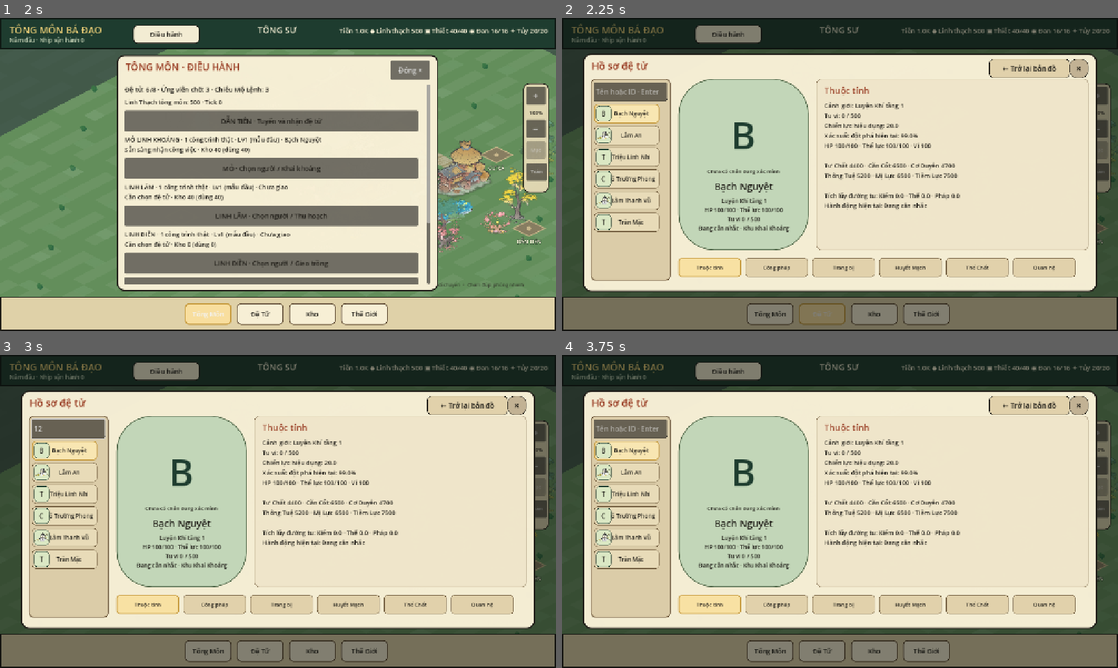
Above: before the commit, frames 1-4 (two rows, left to right).
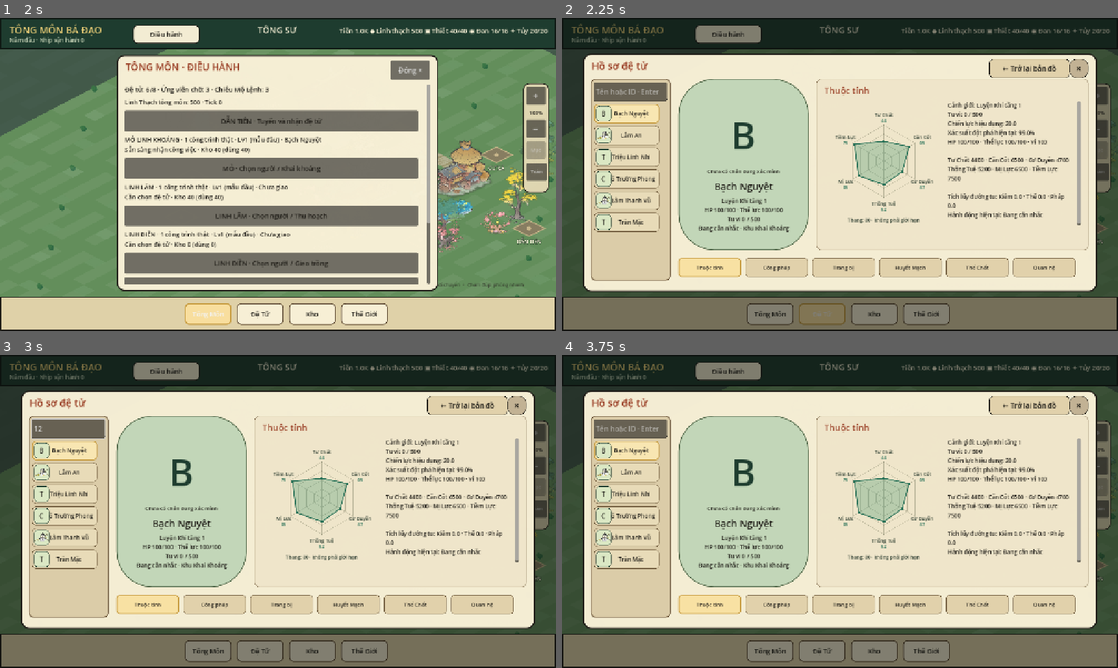
Above: after the commit, the same moments.

Repository: vuanhtuan161094-byte/TongMonBaDao
Game: Godot game, scene res://scenes/p3/p3_2_landscape_sect.tscn
Same seed, same stepped clock (60 frames per second), same inputs: the game is played once before the commit and once after it.
Inputs (mouse positions are in pixels of both pictures, inside the frame that each line leads up to):
- Up to frame 1 (2 s): click (177, 115) at 0.52 s; click "Tông Môn" at 1.25 s
- Up to frame 2 (2.25 s): click "Đệ Tử" at 2 s
- Up to frame 3 (3 s): click (66, 430) at 2.77 s; type "12" at 2.85 s
- Up to frame 4 (3.75 s): click "Bạch Nguyệt" at 3.5 s

Frame 1 is identical in both runs. In frame 2, 4.6% of the frame differs, in the area x 47-94%, y 26-67%; in frame 3, 4.6%; in frame 4, 4.6%.

Commit message:
G1: wire canonical six-stat radar and per-disciple Source A pool into live profile/map [skip ci]

Diff:
--- a/godot/src/presentation/p3_2_landscape_sect.gd
+++ b/godot/src/presentation/p3_2_landscape_sect.gd
@@ -3,7 +3,6 @@
 const ZOOM_STEP := 1.12
 const CAMERA_TWEEN_SECONDS := 0.22
 const FOCUS_MARKER_SIZE := Vector2(82.0, 82.0)
-const SOURCE_A_PILOT_SCENE_PATH := "res://assets/actors/1113028_1/actor.tscn"
 const PRODUCTION_PANEL_WIDTH := 320.0
 const PRODUCTION_CONTENT_WIDTH := 284.0
 
@@ -34,7 +33,6 @@
 var living_cue_layer: LivingCueLayer
 var visible_living_cues: Array[Dictionary] = []
 var female_motion_library: AnimationLibrary
-var source_a_pilot_scene: PackedScene
 var workforce_return_building_id: StringName = &""
 var modular_live_actor_ids: Dictionary = {}
 
@@ -88,8 +86,6 @@
     if not runtime_ready:
         return
     female_motion_library = FemaleNormalV1MotionLibrary.build()
-    if ResourceLoader.exists(SOURCE_A_PILOT_SCENE_PATH,"PackedScene"):
-        source_a_pilot_scene = load(SOURCE_A_PILOT_SCENE_PATH) as PackedScene
     _install_modular_live_actors()
     _install_main_isometric_world()
     _sync_actor_positions()
@@ -717,8 +713,11 @@
         actor.set_animation_library(female_motion_library)
         if actor.rig_id == DiscipleActorVisualCatalog.RIG_FEMALE_NORMAL_V1 and female_assets_ready:
             FemaleStageAAssetLoader.apply_public_direction(actor, &"right")
-        if actor.rig_id == DiscipleActorVisualCatalog.RIG_FEMALE_NORMAL_V1 and source_a_pilot_scene != null and not actor.production_body_active():
-            actor.set_baked_visual(source_a_pilot_scene)
+        # Deterministic presentation-only Source A selection. The pool admits
+        # only verified, imported art of the correct body/sex family.
+        var baked_scene := DiscipleSourceAVisualPool.scene_for_disciple(disciple)
+        if baked_scene != null and not actor.production_body_active():
+            actor.set_baked_visual(baked_scene)
         actor.sync_action(disciple.current_action)
         actor.actor_pressed.connect(Callable(self, "_open_disciple"))
         var world_foot := _iso_actor_point(destination) + _actor_offset(index)
@@ -4077,10 +4076,11 @@
     panel.add_child(showcase)
 
     var selected_actor := actor_nodes.get(str(disciple.id)) as ModularDiscipleActor
-    if selected_actor != null and selected_actor.baked_visual_active() and source_a_pilot_scene != null:
+    var selected_source_scene := DiscipleSourceAVisualPool.scene_for_disciple(disciple)
+    if selected_actor != null and selected_actor.baked_visual_active() and selected_source_scene != null:
         # The verified source clip is displayed at its native pixel size,
         # independently from the small scaled map instance.
-        var artwork := source_a_pilot_scene.instantiate() as AnimatedSprite2D
+        var artwork := selected_source_scene.instantiate() as AnimatedSprite2D
         artwork.name = "DiscipleSourceAArtwork"
         artwork.position = Vector2(150,170)
         showcase.add_child(artwork)
@@ -4111,6 +4111,10 @@
 
     var tab_title := _label(content_panel, tab_name, Vector2(18, 12), Vector2(360, 30), 20)
     tab_title.add_theme_color_override("font_color", CINNABAR.darkened(0.18))
+
+    # The six-dimensional radar and all tab text consume the same real
+    # canonical snapshot. No independent stat generation or persisted UI state.
+    var profile_snapshot := _disciple_snapshot(disciple)
 
     # Make attribute/Body requirements readable without overlapping action row.
     var details_scroll := ScrollContainer.new()
@@ -4127,7 +4131,21 @@
     content.add_theme_color_override("font_color", INK)
     details_scroll.add_child(content)
 
-    var profile_snapshot := _disciple_snapshot(disciple)
+    # Read-only G1 six-foundation radar. Reuse full existing text/scroll/actions
+    # without changing progression, workforce, equipment or hidden identities.
+    if tab_name == "Thuộc tính" and bool(profile_snapshot.get("ok",false)):
+        var radar := DiscipleSixDimensionRadar.new()
+        radar.name = "DiscipleSixDimensionRadar"
+        radar.position = Vector2(18,52)
+        radar.size = Vector2(274,286)
+        radar.mouse_filter = Control.MOUSE_FILTER_IGNORE
+        if radar.apply_snapshot(profile_snapshot):
+            content_panel.add_child(radar)
+            details_scroll.position = Vector2(302,52)
+            details_scroll.size = Vector2(306,286)
+            content.custom_minimum_size = Vector2(282,0)
+            content.add_theme_font_size_override("font_size",13)
+
     var authentic_v2 := bool(profile_snapshot.get("authentic_v2", false))
     if not authentic_v2:
         if tab_name == "Huyết Mạch":
